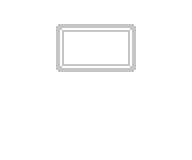
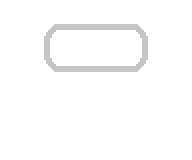
Comparing the layer stacks of the two 192 x 160 images. Changes:
renamed "Layer 2" to "Layer 3", painted on it over [44, 24, 148, 72]
